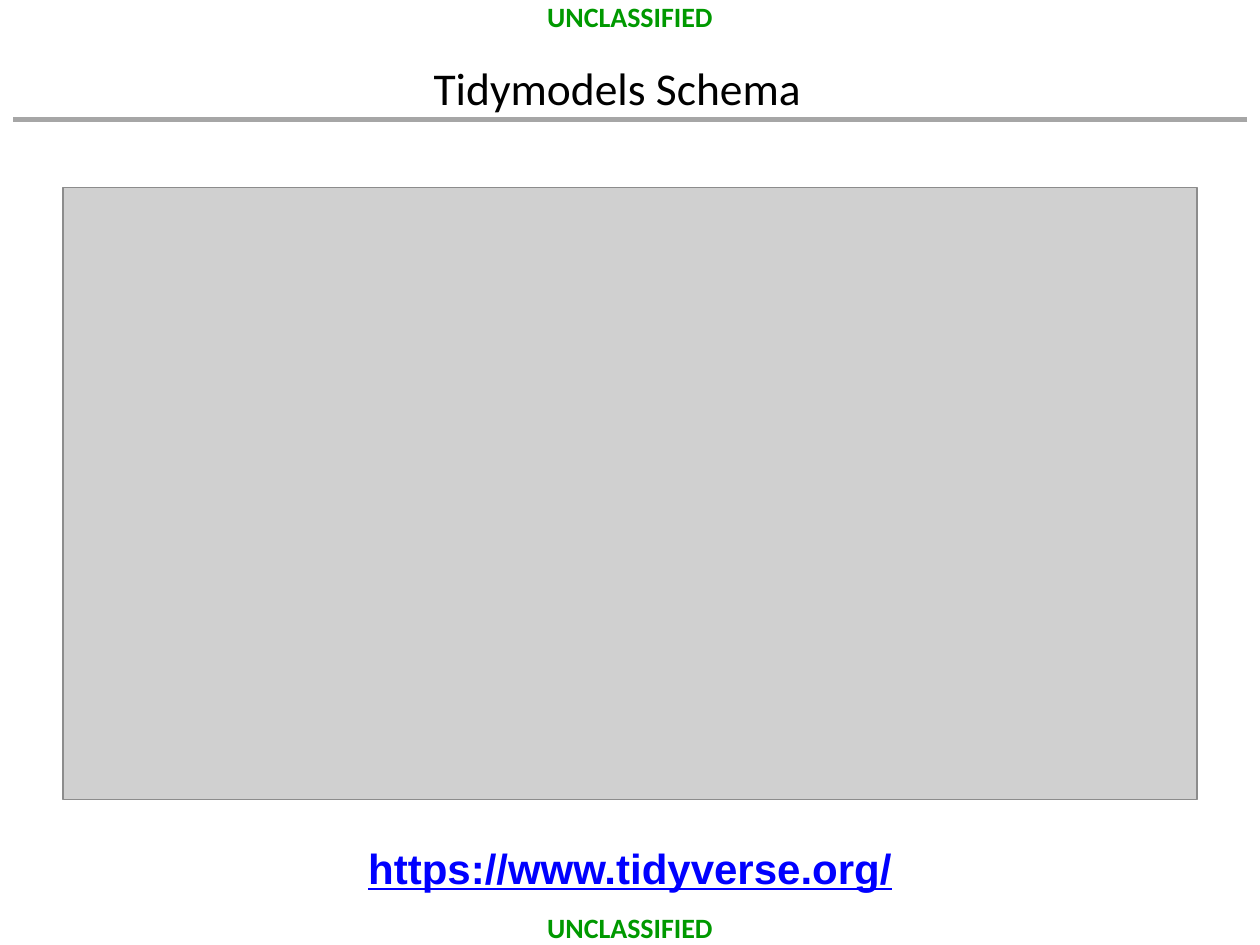
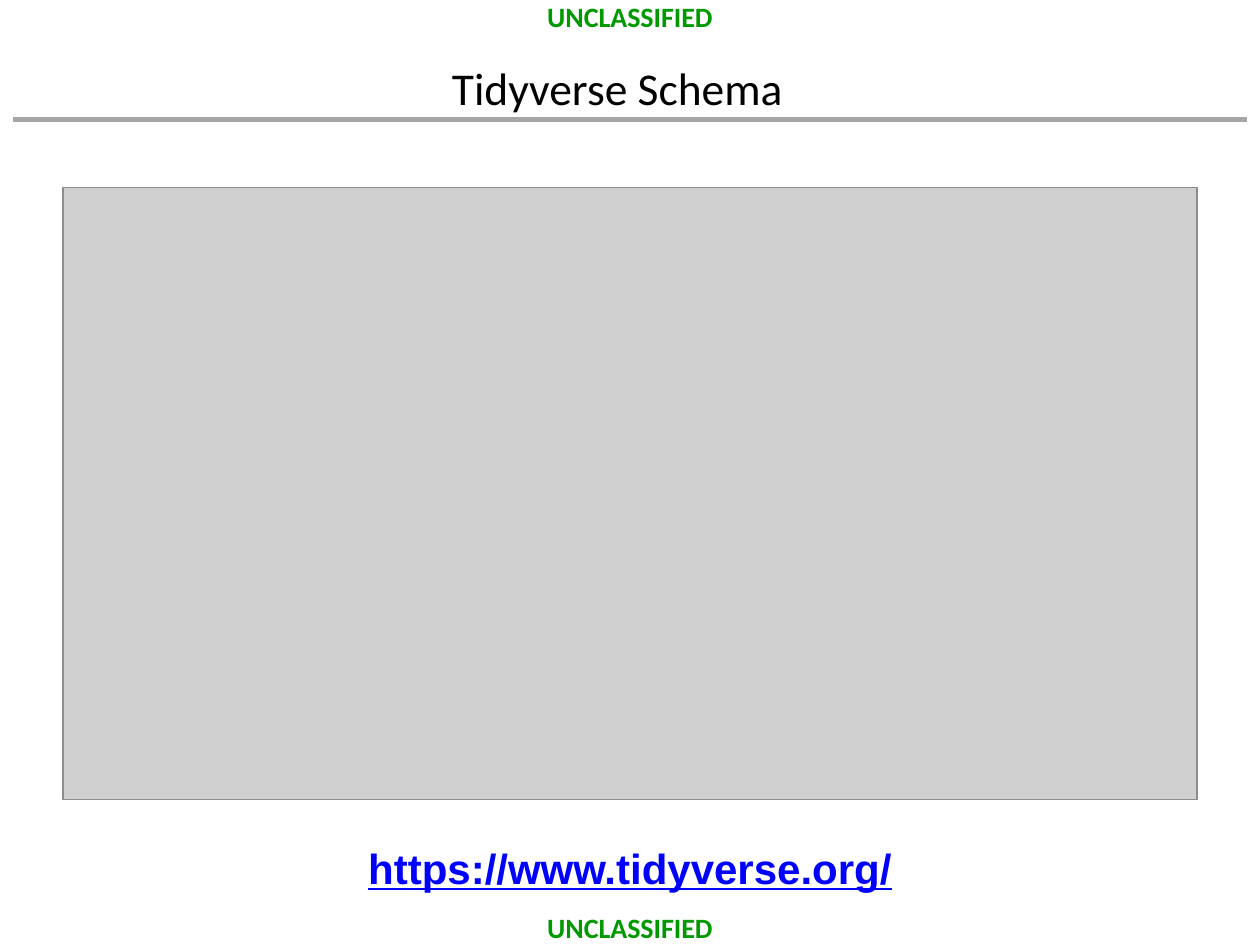
Before and after one commit to dusty-turner/MORSEmergingTechniques2019, a slide deck: slide 10 of MORS_Emerging_Techniques_Tidymodels.pptx. Drawn at 1260x945 pixels with LibreOffice and Linux fonts; fonts in the diff are those of the drawing; grey boxes stand for pictures; background and template pictures are left out. Boxes give left, top, right and bottom in pixels: in the first picture for what was removed or moved away, otherwise in the second. Text is boxed around its words. In the diff, an @@ line names an element or a change of style, - is before the commit and + after.

```diff
--- a/MORS_Emerging_Techniques_Tidymodels.pptx
+++ b/MORS_Emerging_Techniques_Tidymodels.pptx
@@ title at [452, 73, 783, 113]: text changed @@
-Tidymodels Schema
+Tidyverse Schema
```
Also in this commit, not shown: 6 other slides changed, 3 slides added, 5 slides removed, 34 other files.
